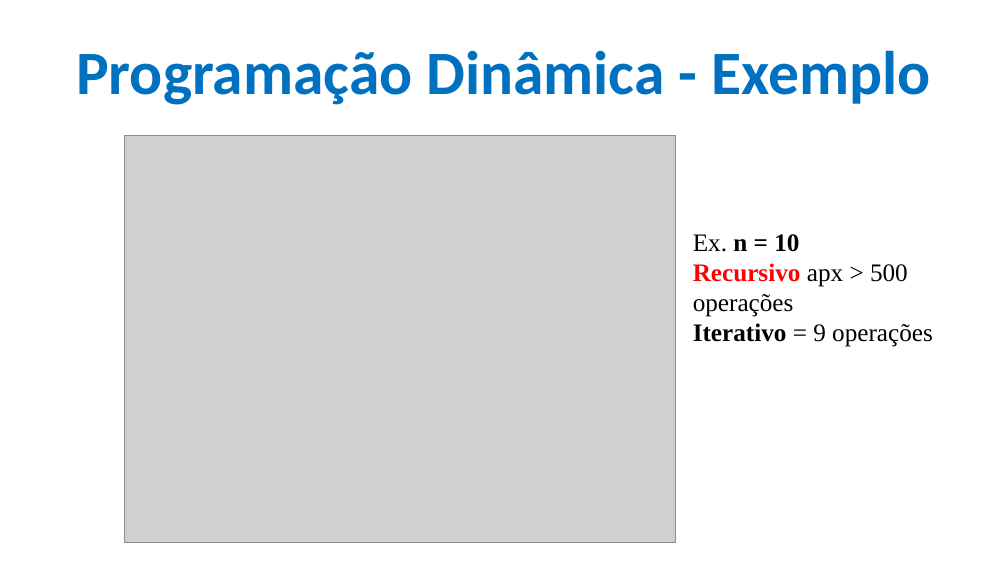
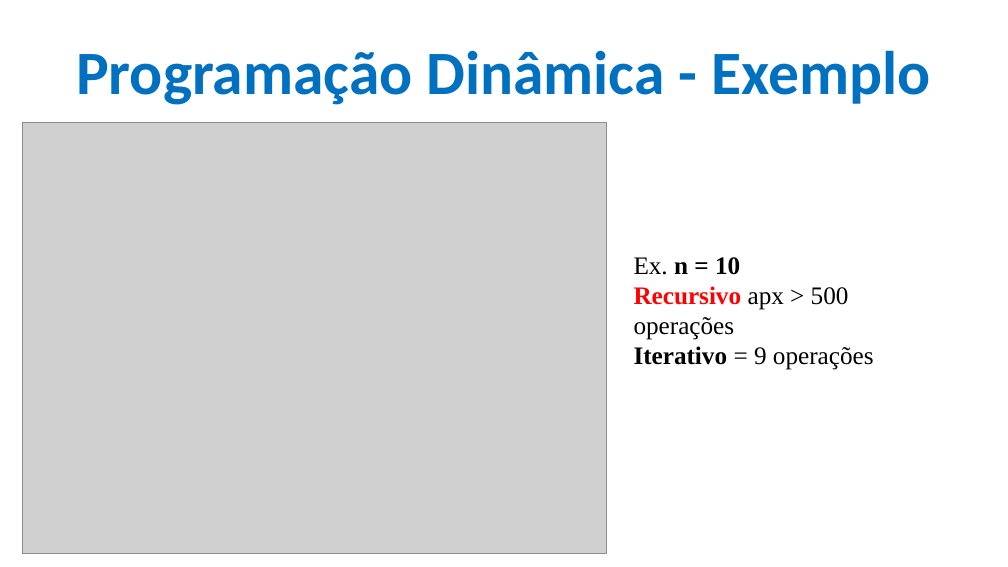
Before and after one commit to CloudEducationBrazil/WydenAlgoritmosEComplexidade, a slide deck: slide 10 of 01 Classes/Aula 09 - Algoritmos e Complexidade - Programação Dinâmica.pptx. Drawn at 1008x567 pixels with LibreOffice and Linux fonts; fonts in the diff are those of the drawing; grey boxes stand for pictures; background and template pictures are left out. Boxes give left, top, right and bottom in pixels: in the first picture for what was removed or moved away, otherwise in the second. Text is boxed around its words. In the diff, an @@ line names an element or a change of style, - is before the commit and + after.

```diff
--- a/01 Classes/Aula 09 - Algoritmos e Complexidade - Programação Dinâmica.pptx
+++ b/01 Classes/Aula 09 - Algoritmos e Complexidade - Programação Dinâmica.pptx
@@ picture: place and size @@
-picture at <box>124,135,675,542</box>
+picture at <box>22,123,606,553</box>
@@ text "Ex. n = 10": place and size @@
-text "Ex. n = 10" at <box>693,234,933,347</box>
+text "Ex. n = 10" at <box>634,257,874,370</box>
```
Also in this commit, not shown: 7 other slides changed, 3 other files.
